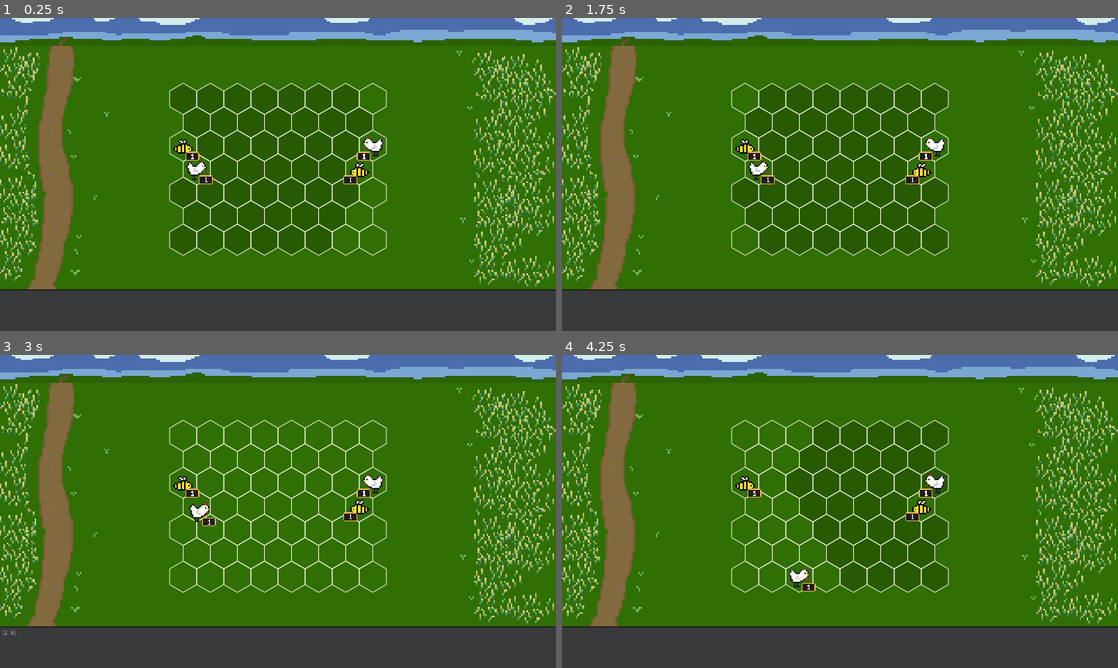
Above: before the commit, frames 1-4 (two rows, left to right).
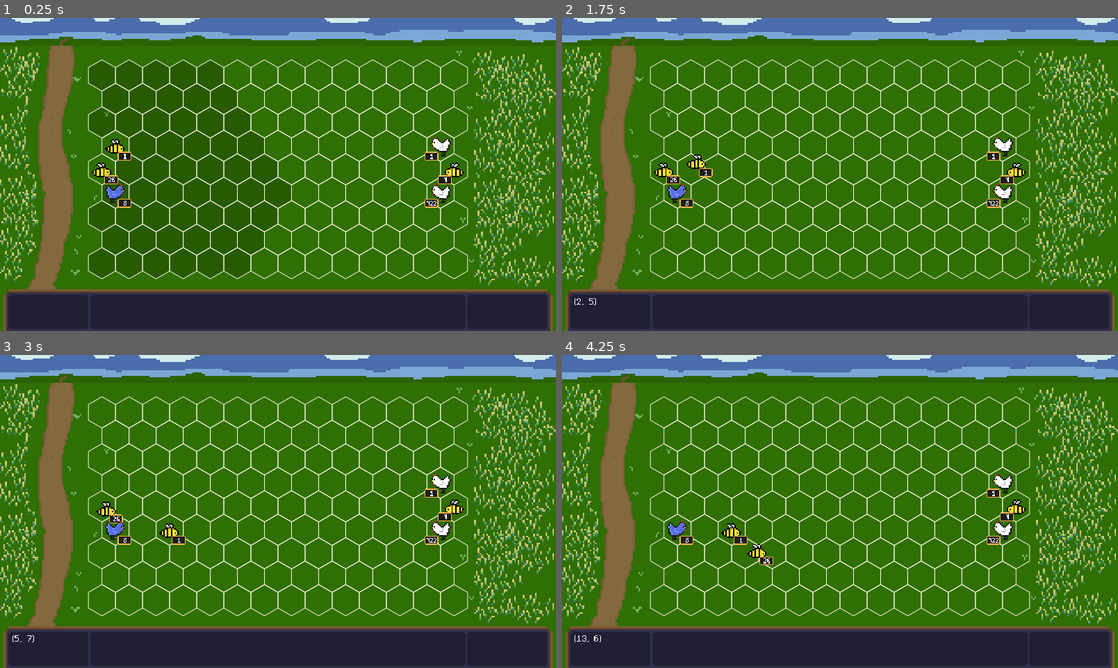
Above: after the commit, the same moments.

Repository: jerome-ceccato/HommLite
Game: Godot game, scene res://combat/CombatScene.tscn
Same seed, same stepped clock (60 frames per second), same inputs: the game is played once before the commit and once after it.
Inputs (mouse positions are in pixels of both pictures, inside the frame that each line leads up to):
- Up to frame 1 (0.25 s): no input
- Up to frame 2 (1.75 s): tap Enter at 0.5 s; move the mouse to (639, 312) at 0.52 s; hold W (combat_wait) 0.53-1.28 s; click (639, 312) at 0.67 s; tap Space at 1.25 s; move the mouse to (728, 190) at 1.27 s; tap Shift at 1.35 s; click (728, 190) at 1.42 s
- Up to frame 3 (3 s): move the mouse to (333, 442) at 2.02 s; hold W (combat_wait) 2.03-2.78 s; click (333, 442) at 2.17 s; tap Enter at 2.75 s; move the mouse to (250, 574) at 2.77 s; tap Shift at 2.85 s; click (250, 574) at 2.92 s
- Up to frame 4 (4.25 s): move the mouse to (1006, 558) at 3.52 s; hold W (combat_wait) from 3.53 s (still down); click (1006, 558) at 3.67 s

The runs differ from the first frame. In frame 1, 20% of the frame differs, in the area x 0-100%, y 11-100%; in frame 2, 20%; in frame 3, 20%; in frame 4, 20%.

Commit message:
combat log

Diff:
--- a/hommlite/combat/CombatScene.gd
+++ b/hommlite/combat/CombatScene.gd
@@ -12,16 +12,19 @@
 func _ready():
 	left_army = ArmyData.new([
 		StackData.new(UnitFactory.bee(), 1),
-		StackData.new(UnitFactory.chicken(), 1),
+		StackData.new(UnitFactory.bee(), 26),
+		StackData.new(UnitFactory.uchicken(), 8),
 	])
 
 	right_army = ArmyData.new([
 		StackData.new(UnitFactory.chicken(), 1),
-		StackData.new(UnitFactory.bee(), 1),
+		StackData.new(UnitFactory.bee(), 4),
+		StackData.new(UnitFactory.chicken(), 422),
 	])
 
 	battle.setup_battle(left_army, right_army)
 	ui.setup(battle)
+
 
 	_setup_bindings()
 	_run()
@@ -31,7 +34,7 @@
 	for listener in [
 		$UI/CombatArea/Grid/ActionGridHover,
 		$UI/CombatArea/Grid/UnitHoverMovementOverlay,
-		$UI/CellLabel,
+		$UI/BottomPanel,
 		$UI/Cursor,
 		]:
 		ui_events.connect("mouse_moved", listener, "_on_UI_mouse_moved")
@@ -60,6 +63,9 @@
 		]:
 		battle_events.connect("game_state_changed", listener, "_on_Battle_game_state_changed")
 
+	for listener in [$UI/BottomPanel/CombatLogs]:
+		battle_events.connect("new_combat_log", listener, "_on_Battle_new_combat_log")
+
 	ui_events.connect("animation_finished", self, "_on_animation_finished")
 
 
--- a/hommlite/combat/CombatScene.tscn
+++ b/hommlite/combat/CombatScene.tscn
@@ -17,7 +17,7 @@
 [ext_resource path="res://combat/logic/BattleData.gd" type="Script" id=15]
 [ext_resource path="res://combat/logic/BattleEvents.gd" type="Script" id=16]
 [ext_resource path="res://combat/ui/UIEvents.gd" type="Script" id=17]
-[ext_resource path="res://combat/ui/CellLabel.gd" type="Script" id=18]
+[ext_resource path="res://assets/fonts/m5x7.ttf" type="DynamicFontData" id=18]
 [ext_resource path="res://combat/ui/Cursor.gd" type="Script" id=19]
 [ext_resource path="res://combat/ui/actions/CursorActionResolver.gd" type="Script" id=20]
 [ext_resource path="res://assets/ui/dialog_bg.png" type="Texture" id=21]
@@ -25,6 +25,21 @@
 [ext_resource path="res://combat/ui/dialogs/Dialogs.gd" type="Script" id=23]
 [ext_resource path="res://combat/logic/BattleQueue.gd" type="Script" id=24]
 [ext_resource path="res://combat/ui/Keyboard.gd" type="Script" id=25]
+[ext_resource path="res://assets/ui/bottom_bg.png" type="Texture" id=26]
+[ext_resource path="res://combat/ui/BottomPanel.gd" type="Script" id=27]
+[ext_resource path="res://combat/logic/BattleLogger.gd" type="Script" id=28]
+[ext_resource path="res://combat/ui/CombatLogs.gd" type="Script" id=29]
+
+[sub_resource type="DynamicFont" id=2]
+size = 32
+extra_spacing_top = -3
+extra_spacing_bottom = -3
+font_data = ExtResource( 18 )
+
+[sub_resource type="DynamicFont" id=3]
+size = 32
+extra_spacing_top = -3
+font_data = ExtResource( 18 )
 
 [sub_resource type="DynamicFont" id=1]
 size = 128
@@ -41,8 +56,6 @@
 
 [node name="BattleGrid" type="Node" parent="Battle"]
 script = ExtResource( 13 )
-rows = 7
-cols = 7
 
 [node name="BattleManager" type="Node" parent="Battle"]
 script = ExtResource( 11 )
@@ -52,6 +65,9 @@
 
 [node name="BattleQueue" type="Node" parent="Battle"]
 script = ExtResource( 24 )
+
+[node name="BattleLogger" type="Node" parent="Battle"]
+script = ExtResource( 28 )
 
 [node name="UI" type="Node" parent="."]
 script = ExtResource( 5 )
@@ -99,6 +115,7 @@
 overlayed_color = Color( 0, 0, 0, 0.235294 )
 
 [node name="ActionGridHover" type="Node2D" parent="UI/CombatArea/Grid"]
+z_index = 3
 script = ExtResource( 8 )
 hover_color = Color( 0, 0, 0, 0.392157 )
 path_color = Color( 0, 0, 0, 0.12549 )
@@ -108,15 +125,43 @@
 script = ExtResource( 3 )
 
 [node name="VisibleUnits" type="Node2D" parent="UI/CombatArea"]
-z_index = 50
+z_index = 10
 script = ExtResource( 4 )
 
-[node name="CellLabel" type="RichTextLabel" parent="UI"]
-margin_left = 5.0
-margin_top = 633.0
-margin_right = 354.0
-margin_bottom = 719.0
-script = ExtResource( 18 )
+[node name="BottomPanel" type="Node2D" parent="UI"]
+position = Vector2( 0, 624 )
+z_index = 100
+script = ExtResource( 27 )
+
+[node name="Background" type="Sprite" parent="UI/BottomPanel"]
+scale = Vector2( 4, 4 )
+texture = ExtResource( 26 )
+centered = false
+
+[node name="CellLabel" type="Label" parent="UI/BottomPanel"]
+margin_left = 28.0
+margin_top = 16.0
+margin_right = 197.0
+margin_bottom = 89.0
+rect_clip_content = true
+custom_fonts/font = SubResource( 2 )
+text = "test
+abcd"
+clip_text = true
+max_lines_visible = 3
+__meta__ = {
+"_edit_use_anchors_": false
+}
+
+[node name="CombatLogs" type="RichTextLabel" parent="UI/BottomPanel"]
+margin_left = 216.0
+margin_top = 16.0
+margin_right = 1062.0
+margin_bottom = 90.0
+custom_fonts/normal_font = SubResource( 3 )
+scroll_active = false
+scroll_following = true
+script = ExtResource( 29 )
 __meta__ = {
 "_edit_use_anchors_": false
 }
@@ -133,10 +178,10 @@
 margin_right = 940.0
 margin_bottom = 220.0
 texture = ExtResource( 21 )
-patch_margin_left = 4
-patch_margin_top = 4
-patch_margin_right = 4
-patch_margin_bottom = 4
+patch_margin_left = 12
+patch_margin_top = 12
+patch_margin_right = 12
+patch_margin_bottom = 12
 __meta__ = {
 "_edit_use_anchors_": false
 }
--- a/hommlite/combat/data/UnitData.gd
+++ b/hommlite/combat/data/UnitData.gd
@@ -4,6 +4,8 @@
 # Represents a unit type
 
 var id: String
+var display_name: String
+var display_name_plural: String
 
 var speed: int
 var initiative: int
@@ -15,8 +17,10 @@
 var hp: int
 
 
-func _init(_id: String, _speed: int, _initiative: int, _flying: bool, _attackl: int, _attackh: int, _hp: int):
+func _init(_id: String, _display_name: String, _display_name_plural: String, _speed: int, _initiative: int, _flying: bool, _attackl: int, _attackh: int, _hp: int):
 	id = _id
+	display_name = _display_name
+	display_name_plural = _display_name_plural
 	speed = _speed
 	initiative = _initiative
 	flying = _flying
--- a/hommlite/combat/data/UnitFactory.gd
+++ b/hommlite/combat/data/UnitFactory.gd
@@ -1,10 +1,10 @@
 class_name UnitFactory
 
 static func chicken() -> UnitData:
-	return UnitData.new("chicken", 5, 5, false, 1, 1, 1)
+	return UnitData.new("chicken", "chicken", "chickens", 5, 5, false, 1, 1, 1)
 
 static func uchicken() -> UnitData:
-	return UnitData.new("uchicken", 6, 8, false, 5, 5, 5)
+	return UnitData.new("uchicken", "blue chicken", "blue chickens", 6, 8, false, 5, 5, 5)
 
 static func bee() -> UnitData:
-	return UnitData.new("bee", 7, 7, true, 3, 4, 15)
+	return UnitData.new("bee", "bee", "bees", 7, 7, true, 3, 4, 15)
--- a/hommlite/combat/logic/Battle.gd
+++ b/hommlite/combat/logic/Battle.gd
@@ -9,12 +9,15 @@
 onready var _grid: BattleGrid = $BattleGrid setget ,get_grid
 onready var _queue: BattleQueue = $BattleQueue
 onready var _manager: BattleManager = $BattleManager
+onready var _logger: BattleLogger = $BattleLogger
 
 
 func setup_battle(left: ArmyData, right: ArmyData):
-	_data.setup(_grid, left, right)
+	_logger.setup(_events)
+	_data.setup(_grid, _logger, left, right)
 	_queue.setup(_data)
 	_manager.setup(_data, _grid, _events, _queue)
+
 
 	_data.connect("_battle_data_state_changed", self, "on_battle_data_state_changed")
 
--- a/hommlite/combat/logic/BattleData.gd
+++ b/hommlite/combat/logic/BattleData.gd
@@ -7,7 +7,7 @@
 # from a game perspective, not UI
 
 var _grid: BattleGrid
-var _events: BattleEvents
+var _logger: BattleLogger
 
 # original army (data)
 var _left_army: ArmyData
@@ -24,8 +24,9 @@
 var _state: int = State.IN_PROGRESS setget update_state, get_state
 
 
-func setup(grid: BattleGrid, left: ArmyData, right: ArmyData):
+func setup(grid: BattleGrid, logger: BattleLogger, left: ArmyData, right: ArmyData):
 	_grid = grid
+	_logger = logger
 	_left_army = left
 	_right_army = right
 
@@ -49,7 +50,11 @@
 
 
 func attack_stack(source: BattleStack, target: BattleStack) -> bool:
-	target.apply_damage(source.damage_roll())
+	var dmg = source.damage_roll()
+	var initial_size = target.amount
+
+	target.apply_damage(dmg)
+	_logger.log_attack(source, target, dmg, initial_size - target.amount)
 	if target.amount > 0:
 		return false
 	else:
--- a/hommlite/combat/logic/BattleEvents.gd
+++ b/hommlite/combat/logic/BattleEvents.gd
@@ -9,5 +9,8 @@
 signal stack_damaged(stack) # BattleStack
 signal stack_destroyed(stack) # BattleStack
 
+# Logs
+signal new_combat_log(entry) # BattleLogger.Entry
+
 # General signal to resume logic when the UI is done with changes
 signal resume()
--- /dev/null
+++ b/hommlite/combat/logic/BattleLogger.gd
@@ -0,0 +1,27 @@
+class_name BattleLogger
+extends Node
+
+var _events: BattleEvents
+var _logs := [] # [Entry]
+
+
+class Entry:
+	var source: BattleStack
+	var target: BattleStack
+	var damage: int
+	var death: int
+
+
+func setup(events: BattleEvents):
+	_events = events
+
+
+func log_attack(source: BattleStack, target: BattleStack, damage: int, death: int):
+	var entry = Entry.new()
+	entry.source = source
+	entry.target = target
+	entry.damage = damage
+	entry.death = death
+
+	_logs.append(entry)
+	_events.emit_signal("new_combat_log", entry)
--- a/hommlite/combat/ui/CellLabel.gd
+++ b/hommlite/combat/ui/BottomPanel.gd
@@ -1,10 +1,10 @@
-extends RichTextLabel
+extends Node2D
 
-var hexgrid: HexGrid
+var battle: Battle
 
 
-func setup(hexgrid: HexGrid):
-	self.hexgrid = hexgrid
+func setup(_battle: Battle):
+	battle = _battle
 
 
 func _on_UI_mouse_moved(state: CursorState):
@@ -18,4 +18,4 @@
 			content += "\n%s: %s-%s (%s)" % [unit.id, unit.attack_low, unit.attack_high, unit.hp]
 			content += "\n%s units, %s hp" % [stack.amount, stack.top_unit_hp]
 
-	text = content
+	$CellLabel.text = content
--- /dev/null
+++ b/hommlite/combat/ui/CombatLogs.gd
@@ -0,0 +1,27 @@
+extends RichTextLabel
+
+func _on_Battle_new_combat_log(entry: BattleLogger.Entry):
+	if get_total_character_count() > 0:
+		text += "\n"
+	append_bbcode(_entry_representation(entry))
+
+func _entry_representation(entry: BattleLogger.Entry) -> String:
+	var content = "The %s %s %s damage." % [
+		_puralized_name(entry.source.stack.unit, entry.source.amount),
+		_pluralize(entry.source.amount, "does", "do"),
+		entry.damage
+	]
+
+	if entry.death > 0:
+		content += " %s %s %s." % [
+			entry.death,
+			_puralized_name(entry.target.stack.unit, entry.death),
+			_pluralize(entry.death, "dies", "die"),
+		]
+	return content
+
+func _puralized_name(unit: UnitData, amount: int):
+	return _pluralize(amount, unit.display_name, unit.display_name_plural)
+
+func _pluralize(count: int, singular: String, plural: String) -> String:
+	return singular if count <= 1 else plural
--- a/hommlite/combat/ui/UI.gd
+++ b/hommlite/combat/ui/UI.gd
@@ -1,7 +1,5 @@
 extends Node
 
-onready var combat_area = $CombatArea
-onready var cursor = $Cursor
 onready var events = $UIEvents
 
 var battle: Battle
@@ -10,7 +8,6 @@
 func setup(_battle: Battle):
 	battle = _battle
 
-	combat_area.setup_battle(battle, events)
-	cursor.setup(battle)
-
-	$CellLabel.setup($CombatArea/HexGrid)
+	$CombatArea.setup_battle(battle, events)
+	$Cursor.setup(battle)
+	$BottomPanel.setup(battle)
--- a/hommlite/combat/ui/grid/ActionGridHover.gd
+++ b/hommlite/combat/ui/grid/ActionGridHover.gd
@@ -16,10 +16,10 @@
 
 func _draw():
 	if battle.get_state() == BattleData.State.IN_PROGRESS:
-		if _hovered_path != null:
-			for coords in _hovered_path:
-				var cell = hexgrid.get_cell_at_coords(coords)
-				draw_polygon(cell.make_points_size(12), [path_color])
+#		if _hovered_path != null:
+#			for coords in _hovered_path:
+#				var cell = hexgrid.get_cell_at_coords(coords)
+#				draw_polygon(cell.make_points_size(12), [path_color])
 
 		if _hovered_cell != null:
 			draw_polygon(_hovered_cell.points, [hover_color])
--- a/hommlite/project.godot
+++ b/hommlite/project.godot
@@ -38,6 +38,11 @@
 "class": "BattleGrid",
 "language": "GDScript",
 "path": "res://combat/logic/BattleGrid.gd"
+}, {
+"base": "Node",
+"class": "BattleLogger",
+"language": "GDScript",
+"path": "res://combat/logic/BattleLogger.gd"
 }, {
 "base": "Node",
 "class": "BattleManager",
@@ -121,6 +126,7 @@
 "BattleData": "",
 "BattleEvents": "",
 "BattleGrid": "",
+"BattleLogger": "",
 "BattleManager": "",
 "BattleMovement": "",
 "BattleQueue": "",
Binary file changed: hommlite/assets/combat/bg.png
Binary file added: hommlite/assets/ui/bottom_bg.png
Not shown, added: hommlite/assets/ui/bottom_bg.png.import
Binary file changed: hommlite/assets/ui/dialog_bg.png
Not shown: 1 places in hommlite/combat/CombatScene.tscn that only renumber resources
Not shown, changed: assets/bg.aseprite
